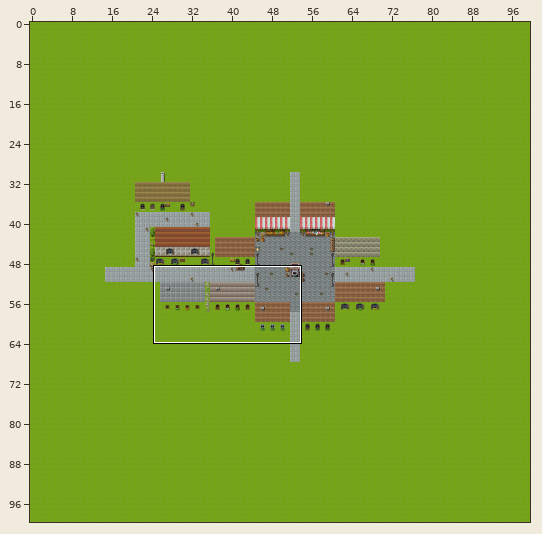
Tiled map (JSON) -- Life-in-the-Woods/res/Maps/map1_roof.json. Above: a wide view before the commit, with the close-up outlined.
Close-up. Old version:
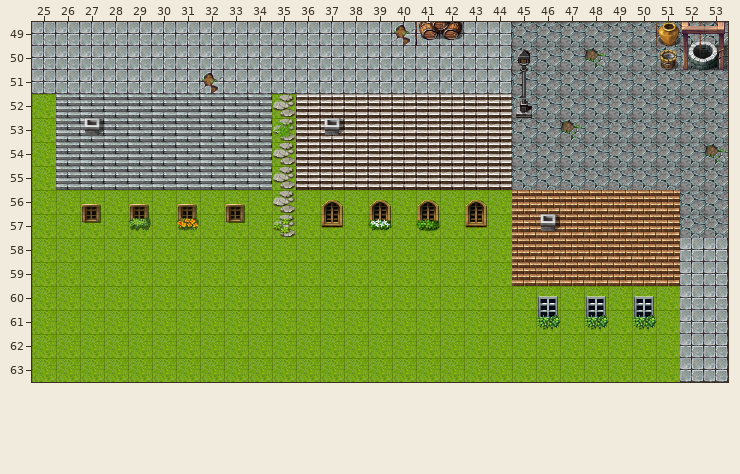
Cells are 32x32 px. Shown: x 25..53, y 49..63. The commit also changed other parts of the map, which this record leaves out. Not drawn, because the pictures are missing: unchanged layers "Furniture 1", "Walls".
The same view after the edit:
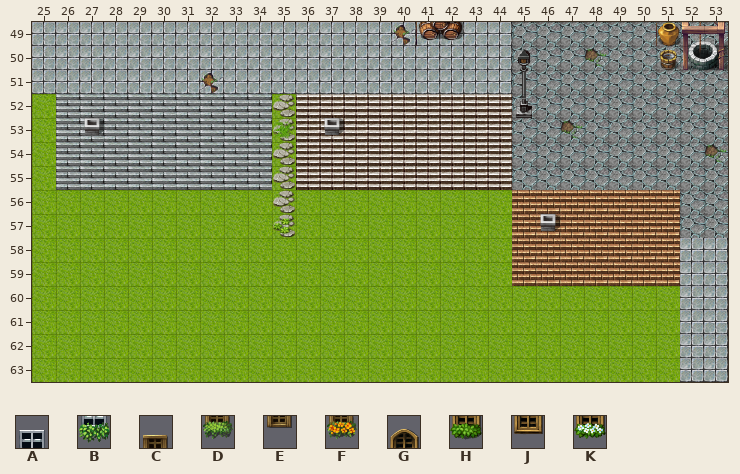
Key: from "rpg set": A 589, B 621, C 836, D 837, E 868, F 869, G 896, H 897, J 928, K 929.
_ is an empty cell.
Edits made:
Layer "Windows/Doors" (now hidden):
y 56: x 27 C -> _; x 29 C -> _; x 31 C -> _; x 33 C -> _; x 37 G -> _; x 39 G -> _; x 41 G -> _; x 43 G -> _
y 57: x 27 E -> _; x 29 D -> _; x 31 F -> _; x 33 E -> _; x 37 J -> _; x 39 K -> _; x 41 H -> _; x 43 J -> _
y 60: x 46 A -> _; x 48 A -> _; x 50 A -> _
y 61: x 46 B -> _; x 48 B -> _; x 50 B -> _
